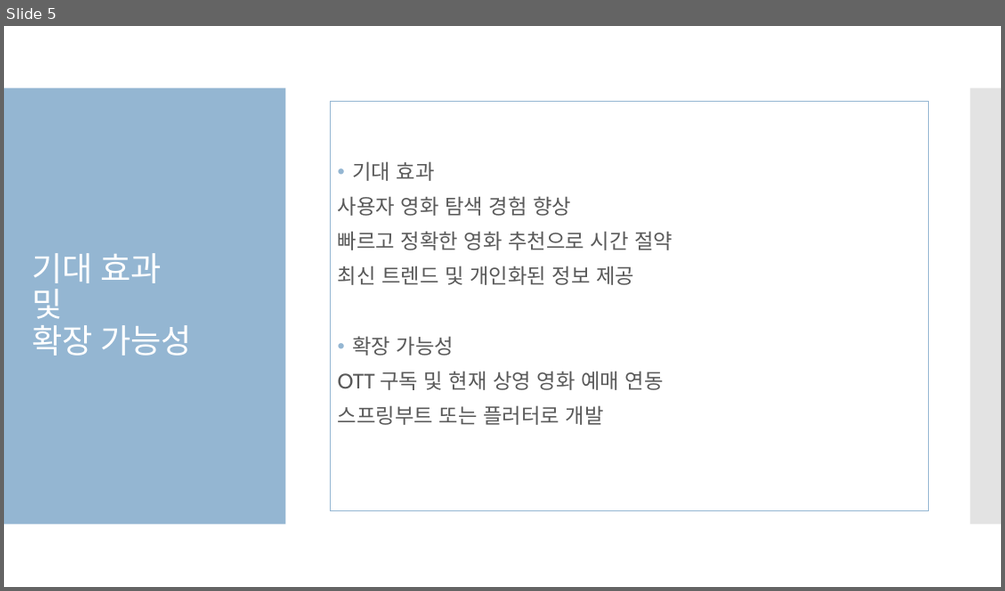
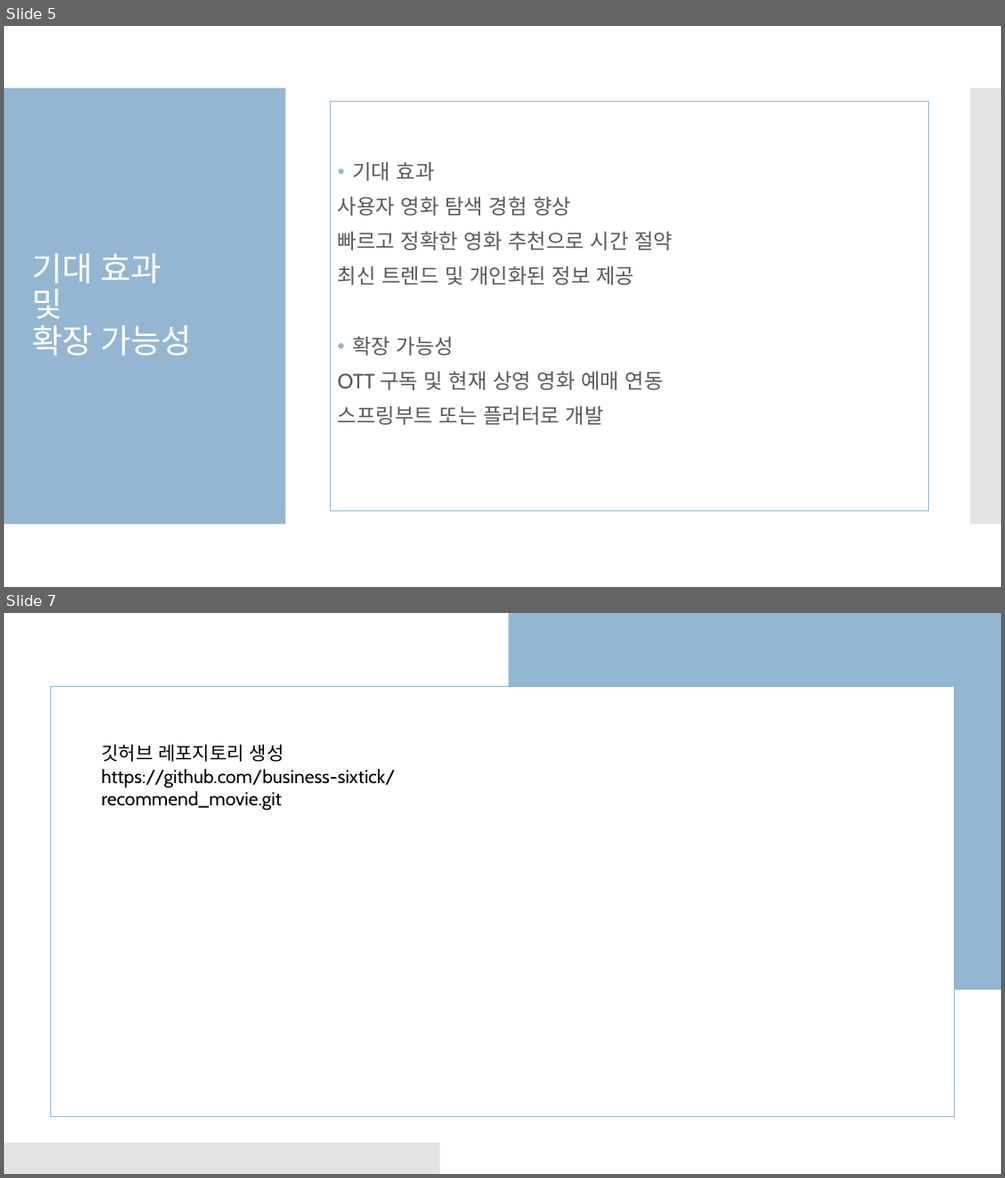
Before and after one commit to business-sixtick/recommend_movie, a slide deck: doc/세종교육_AI프로젝트.pptx. Shown one above the other, each under a label of ours: slide 5 before the commit, slides 5 and 7 after it; the slides between them are not shown. The pictures are 1005x591 and 1005x1178 pixels, drawn with LibreOffice and Linux fonts; fonts in the diff are those of the drawing. Boxes give left, top, right and bottom in pixels: in the first picture for what was removed or moved away, otherwise in the second. Text is boxed around its words. In the diff, an @@ line names an element or a change of style, - is before the commit and + after.

Commit message:
update ppt

```diff
--- a/doc/세종교육_AI프로젝트.pptx
+++ b/doc/세종교육_AI프로젝트.pptx
@@ slide 7 added at <box>4,613,1001,1174</box>, background #FFFFFF @@
@@ rectangle added at <box>509,613,1001,989</box>, fill #94B6D2 @@
@@ rectangle added at <box>51,686,955,1116</box>, fill #FFFFFF, outline #94B6D2 0.75 pt @@
@@ text added at <box>101,744,395,811</box>, 18 pt, text #000000 @@
+깃허브 레포지토리 생성
+https://github.com/business-sixtick/recommend_movie.git
@@ rectangle added at <box>4,1143,440,1174</box>, fill #C8C8C8 at 50% opacity @@
```
Also in this commit, not shown: 1 other slide added, 1 slide removed, 2 other files.
